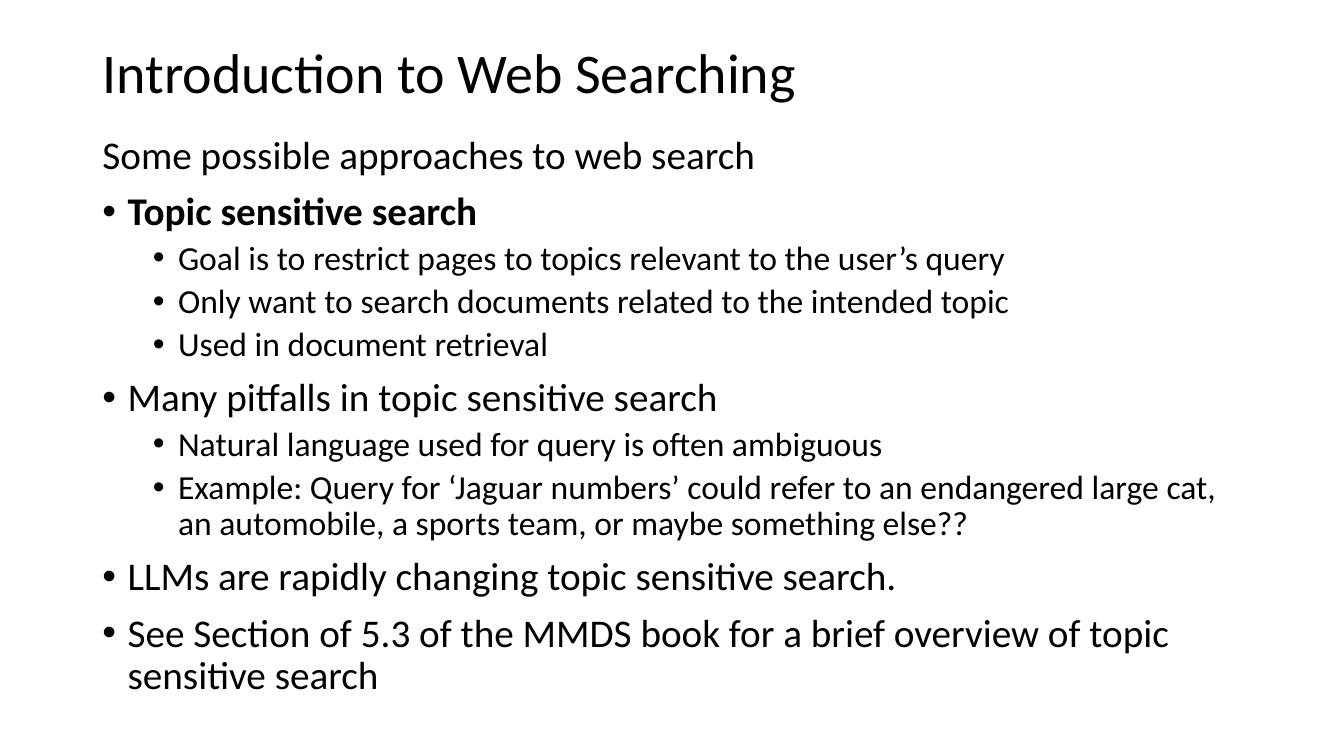
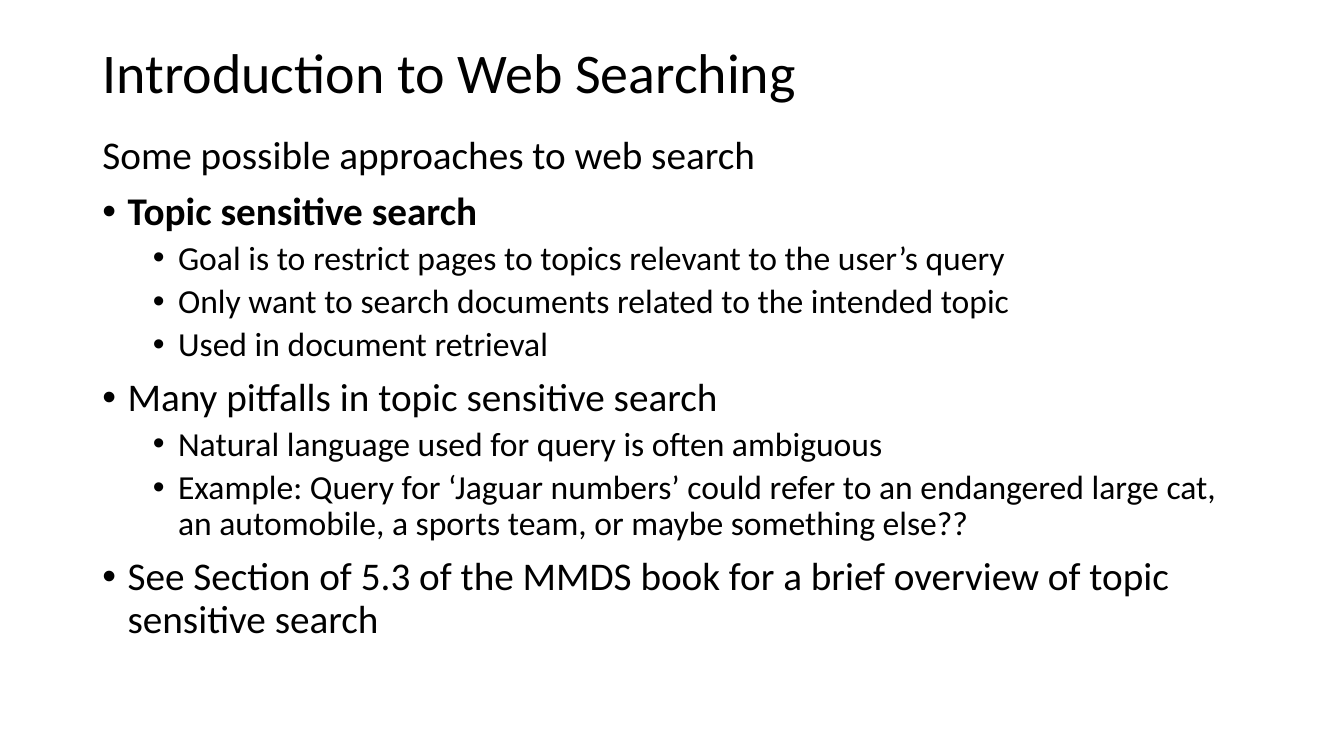
Before and after one commit to StephenElston/CSCI-E-108, a slide deck: slide 5 of slides/6_WebSearching.pptx. Drawn at 1344x756 pixels with LibreOffice and Linux fonts; fonts in the diff are those of the drawing. Boxes give left, top, right and bottom in pixels: in the first picture for what was removed or moved away, otherwise in the second. Text is boxed around its words. In the diff, an @@ line names an element or a change of style, - is before the commit and + after.

```diff
--- a/slides/6_WebSearching.pptx
+++ b/slides/6_WebSearching.pptx
@@ text at [128,562,897,597]: paragraph removed @@
-• LLMs are rapidly changing topic sensitive search.
```
Also in this commit, not shown: 9 other slides changed, 4 slides added.
